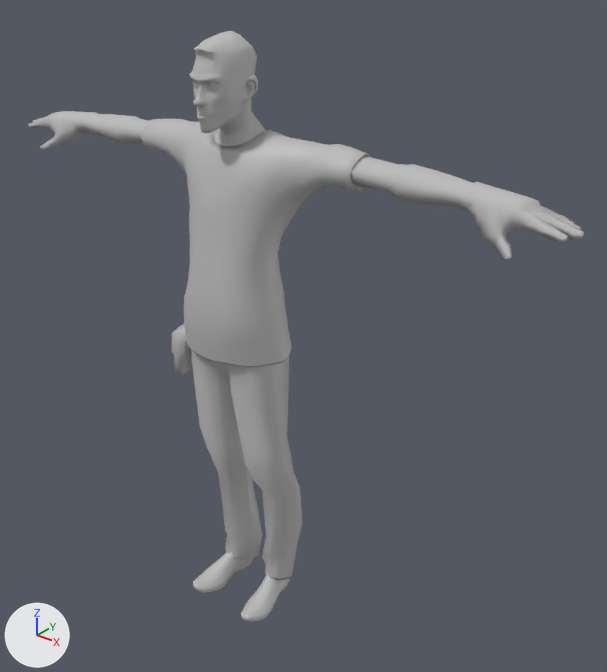
The FBX model Unity/Assets/LastToTheGlobe/Meshes/Character/SK_Character.fbx: old version first, new version second.
The view is the same before and after, from a camera (50 mm lens) standing at (1.5, -1.58, 1.97) and looking at (0.14, 0.12, 0.92). Lighting does not change. The marker at lower left points along +X, +Y and +Z. Where no turn or scale is listed for an object, it has been applied to the vertices.

Names of what the first picture shows: 'Body', 'Bottoms', 'Shoes', 'Tops'.
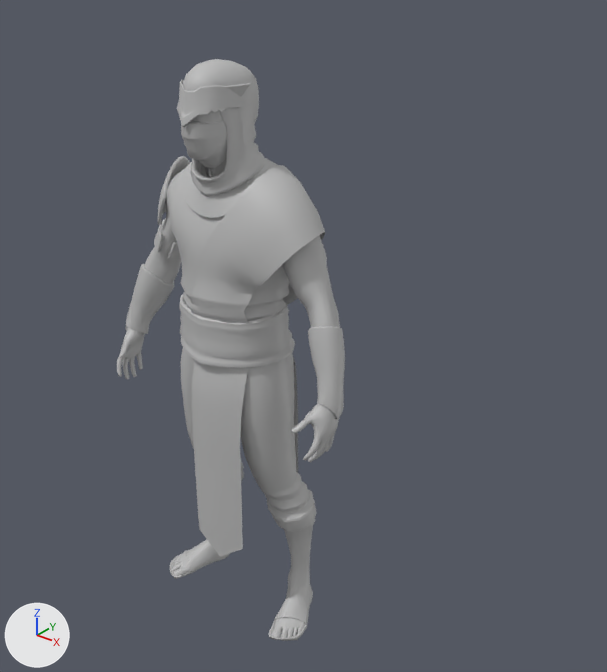
Location of each change, (x1, y1, x2, y2) in pixels of the pictures (607 x 672 px; the box of a moved part takes in the faces that stretch with it):
'Tops', deleted
    before: (141, 119, 370, 367)
'BodyDrap', added
    after: (190, 165, 326, 557)
'Body', deleted
    before: (28, 31, 584, 260)
'Bottoms', deleted
    before: (171, 324, 302, 580)
'BodyCloth', added
    after: (166, 164, 317, 532)
'Arms', added
    after: (117, 199, 340, 462)
'Shoes', reshaped (49% wider, 127% taller)
    before: (193, 552, 290, 622)
    after: (170, 481, 315, 641)
'Arms_Armor', added
    after: (125, 156, 345, 419)
'Belt', added
    after: (179, 294, 295, 368)
'Hoodie', added
    after: (183, 59, 265, 196)
'HeadPiece', added
    after: (177, 80, 250, 128)
'Mask', added
    after: (181, 121, 227, 169)
'Necklace', added
    after: (181, 158, 279, 218)
'Foot', added
    after: (172, 552, 306, 638)
'Head', added
    after: (191, 110, 227, 177)
part 1 of me_mesh_001, moved or reshaped
    before: (241, 573, 290, 622)
    after: (269, 518, 315, 641)
part 2 of me_mesh_001, moved or reshaped
    before: (193, 552, 253, 593)
    after: (170, 481, 242, 579)

The change in detail:
me_mesh_001 is used by ob_shoes; location (0.0, 0.0, 0.0).
me_mesh_001 had 530 vertices, 552 faces and spanned x -0.146..0.145, y -0.143..0.105, z -0.01..0.092.
me_mesh_001 now has 608 vertices, 642 faces and spans x -0.282..0.282, y -0.14..0.119, z 0.0..0.342.
me_mesh_001 part 1: 265 vertices removed from x 0.052..0.145, y -0.143..0.105, z -0.01..0.092; 304 vertices added at x 0.098..0.282, y -0.14..0.119, z 0.0..0.342.
me_mesh_001 part 2: 265 vertices removed from x -0.146..-0.053, y -0.141..0.104, z -0.01..0.091; 304 vertices added at x -0.282..-0.098, y -0.14..0.119, z 0.0..0.342.
Mesh me_mesh_008 is new.
It has 224 vertices, 224 faces and spans x -0.151..0.151, y -0.116..0.108, z 1.305..1.442.
It uses material mat_lambert1 (grey #bcbcbc).
Mesh me_mesh_001_1 is new.
It has 733 vertices, 722 faces and spans x -0.076..0.076, y -0.146..0.048, z 1.389..1.66.
It uses material mat_lambert1 (grey #bcbcbc).
Mesh me_mesh_004 is new.
It has 668 vertices, 724 faces and spans x -0.117..0.117, y -0.147..0.068, z 1.345..1.687.
It uses material mat_lambert1 (grey #bcbcbc).
Mesh me_mesh_007 is new.
It has 163 vertices, 188 faces and spans x -0.102..0.102, y -0.172..-0.037, z 1.542..1.639.
It uses material mat_lambert1 (grey #bcbcbc).
Mesh me_mesh_009 is new.
It has 1824 vertices, 1804 faces and spans x -0.399..0.399, y -0.172..0.098, z 0.709..1.336.
It uses material mat_lambert1 (grey #bcbcbc).
Mesh me_mesh_011 is new.
It has 494 vertices, 427 faces and spans x -0.066..0.274, y -0.167..0.143, z 0.252..1.43.
It uses material mat_lambert1 (grey #bcbcbc).
Mesh me_mesh_002_1 is new.
It has 320 vertices, 300 faces and spans x -0.175..0.175, y -0.166..0.119, z 0.899..1.044.
It uses material mat_lambert1 (grey #bcbcbc).
Mesh me_mesh_010 is new.
It has 756 vertices, 752 faces and spans x -0.406..0.406, y -0.099..0.099, z 0.833..1.401.
It uses material mat_lambert1 (grey #bcbcbc).
Mesh me_mesh_005 is new.
It has 967 vertices, 955 faces and spans x -0.233..0.233, y -0.15..0.125, z 0.325..1.431.
It uses material mat_lambert1 (grey #bcbcbc).
Mesh me_mesh_003_1 is new.
It has 235 vertices, 224 faces and spans x -0.0706..0.0706, y -0.1595..-0.0439, z 1.4282..1.5548.
It uses material mat_lambert1 (grey #bcbcbc).
Mesh me_mesh_1 is new.
It has 296 vertices, 228 faces and spans x -0.274..0.274, y -0.133..-0.024, z 0.002..0.04.
It uses material mat_lambert1 (grey #bcbcbc).
Object 'Body' (ob_body) is deleted.
Object 'Bottoms' (ob_bottoms) is deleted.
Object 'Tops' (ob_tops) is deleted.
Object 'Necklace' (ob_necklace) is new; it shows me_mesh_008.
Its location is (0.0, 0.0, 0.0).
Object 'Head' (ob_head) is new; it shows me_mesh_001_1.
Its location is (0.0, 0.0, 0.0).
Object 'Hoodie' (ob_hoodie) is new; it shows me_mesh_004.
Its location is (0.0, 0.0, 0.0).
Object 'HeadPiece' (ob_headpiece) is new; it shows me_mesh_007.
Its location is (0.0, 0.0, 0.0).
Object 'Arms' (ob_arms) is new; it shows me_mesh_009.
Its location is (0.0, 0.0, 0.0).
Object 'BodyDrap' (ob_bodydrap) is new; it shows me_mesh_011.
Its location is (0.0, 0.0, 0.0).
Object 'Belt' (ob_belt) is new; it shows me_mesh_002_1.
Its location is (0.0, 0.0, 0.0).
Object 'Arms_Armor' (ob_arms_armor) is new; it shows me_mesh_010.
Its location is (0.0, 0.0, 0.0).
Object 'BodyCloth' (ob_bodycloth) is new; it shows me_mesh_005.
Its location is (0.0, 0.0, 0.0).
Object 'Mask' (ob_mask) is new; it shows me_mesh_003_1.
Its location is (0.0, 0.0, 0.0).
Object 'Foot' (ob_foot) is new; it shows me_mesh_1.
Its location is (0.0, 0.0, 0.0).
